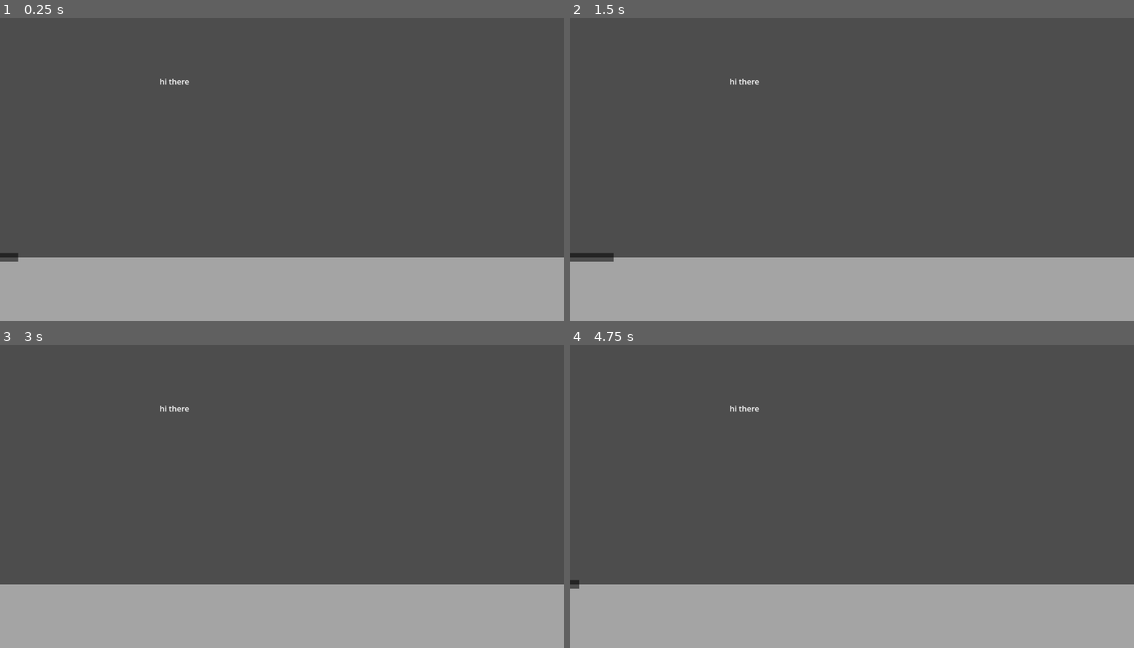
Above: before the commit, frames 1-4 (two rows, left to right).
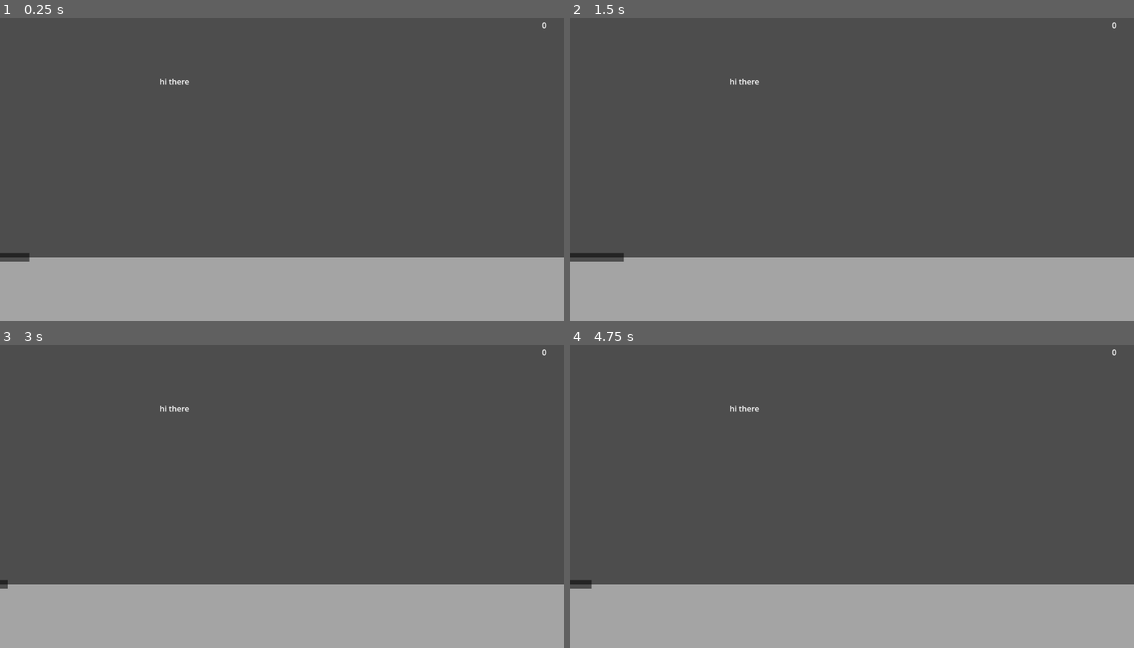
Above: after the commit, the same moments.

Repository: cgsdev0/giggle-groove
Game: Godot game, scene res://main.tscn
The game is run twice, just before and just after one commit, with the same random seed, the same clock (stepped at 60 frames per second) and the same inputs. Sound files missing from this copy of the repository are replaced by a short silence.
Inputs:
- Up to frame 1 (0.25 s): no input
- Up to frame 2 (1.5 s): tap Enter (ui_accept) at 0.5, 0.6, 0.77, 1.07 s; tap Z (row0) at 1.35 s
- Up to frame 3 (3 s): tap Enter (ui_accept) at 1.52, 1.55, 1.82, 2.3, 2.85 s; hold X (row1) 2.03-2.78 s
- Up to frame 4 (4.75 s): tap Enter (ui_accept) at 3.02, 3.32, 3.77, 3.8, 4.07, 4.52, 4.55 s; hold Z (row0) 3.53-4.28 s; tap X (row1) at 4.35 s

The runs differ from the first frame. In frame 1, less than 0.1% of the frame differs, in the area x 3-97%, y 1-81%; in frame 2, less than 0.1%; in frame 3, less than 0.1%; in frame 4, less than 0.1%, in the area x 1-97%, y 1-81%.
Error before the commit: Cannot call method 'get_length' on a null value. (res://not_joke.gd:130)
Error after the commit: Cannot call method 'get_length' on a null value. (res://not_joke.gd:133)

Commit message:
ok this could actually work

Diff:
--- a/main.tscn
+++ b/main.tscn
@@ -1,22 +1,41 @@
-[gd_scene load_steps=46 format=3 uid="uid://babgibemuvvnb"]
+[gd_scene load_steps=65 format=3 uid="uid://babgibemuvvnb"]
 
 [ext_resource type="Theme" uid="uid://cma485vc1b1ab" path="res://joke.theme" id="1_agnvs"]
 [ext_resource type="Script" path="res://not_joke.gd" id="1_c476h"]
+[ext_resource type="Script" path="res://scripts/sequencer.gd" id="1_madbc"]
+[ext_resource type="Resource" uid="uid://cmg0kr0heauom" path="res://jokes/chicken.txt" id="2_1ln6f"]
+[ext_resource type="Resource" uid="uid://cm1rxj8ub16iq" path="res://jokes/santas_helpers.txt" id="3_0fixq"]
 [ext_resource type="Resource" uid="uid://d14w1prbmrh46" path="res://jokes/flamingo.txt" id="3_0k4qi"]
+[ext_resource type="Resource" uid="uid://cks7mcsrdpthx" path="res://jokes/robot_joke_7.txt" id="3_2kymy"]
+[ext_resource type="Resource" uid="uid://7psbt1m64hf7" path="res://jokes/robot_joke_9.txt" id="3_3bvoc"]
+[ext_resource type="Resource" uid="uid://bjfia61sy4tgg" path="res://jokes/captain_speaking.txt" id="3_3jfhd"]
+[ext_resource type="Resource" uid="uid://blgipcuuxkqpk" path="res://jokes/robot_joke_10.txt" id="3_7acs8"]
+[ext_resource type="Resource" uid="uid://dbl2ftwudetcj" path="res://jokes/time_travel.txt" id="3_aswj6"]
+[ext_resource type="Resource" uid="uid://btg2ryddfsrio" path="res://jokes/robot_joke_2.txt" id="3_k2faa"]
+[ext_resource type="Resource" uid="uid://cl57owrmfqjlf" path="res://jokes/robot_joke_5.txt" id="3_ppqeh"]
+[ext_resource type="Resource" uid="uid://dalovglof8kta" path="res://jokes/robot_joke_6.txt" id="3_rwu0v"]
+[ext_resource type="Resource" uid="uid://d3xp02l74msec" path="res://jokes/robot_joke_1.txt" id="3_vonaj"]
 [ext_resource type="Script" path="res://scripts/random_audio.gd" id="4_b3dwy"]
 [ext_resource type="AudioStream" uid="uid://cbneap4nohrdy" path="res://flubs/sam_1.wav" id="5_8t8uh"]
+[ext_resource type="Resource" uid="uid://cd21osg2qduk5" path="res://jokes/inlaws_outlaws.txt" id="5_nxa5c"]
+[ext_resource type="Resource" uid="uid://ccshpgtc5vw76" path="res://jokes/instagram.txt" id="6_4xeu6"]
 [ext_resource type="AudioStream" uid="uid://xg65ppjdv58a" path="res://flubs/sam_2.wav" id="6_tmt6q"]
 [ext_resource type="AudioStream" uid="uid://bet7t4kx7fagq" path="res://flubs/sam_3.wav" id="7_6saw6"]
+[ext_resource type="Resource" uid="uid://d2jed5cvs2n0k" path="res://jokes/plateau.txt" id="7_h8l4o"]
 [ext_resource type="AudioStream" uid="uid://cdvjnpfoash6u" path="res://flubs/sam_4.wav" id="8_ffaax"]
+[ext_resource type="Resource" uid="uid://casyocjx8pawt" path="res://jokes/poker_cheetahs.txt" id="8_teytn"]
 [ext_resource type="AudioStream" uid="uid://brnxxolyor5p2" path="res://flubs/sam_5.wav" id="9_47g73"]
 [ext_resource type="AudioStream" uid="uid://cjnj5thmd5oge" path="res://flubs/sam_6.wav" id="10_dcsy8"]
 [ext_resource type="Script" path="res://scripts/random_mixer.gd" id="11_8d3g8"]
+[ext_resource type="Resource" uid="uid://cjf5rftixeqmg" path="res://jokes/robot_joke_3.txt" id="11_bpilq"]
 [ext_resource type="AudioStream" uid="uid://bud0h8omidcqs" path="res://laughtrack/1ae4ebcc-8071-4a0e-8af8-fdcb6b92465f.wav" id="11_hs25r"]
 [ext_resource type="AudioStream" uid="uid://crsxl7pihq73r" path="res://laughtrack/02d66c93-a115-4ee8-bf5a-e8a191b12ee3.wav" id="12_7sm7l"]
+[ext_resource type="Resource" uid="uid://b5iecv12nga48" path="res://jokes/robot_joke_4.txt" id="12_ghjq6"]
 [ext_resource type="AudioStream" uid="uid://1hej0n51xxxu" path="res://laughtrack/61b177a5-7a22-436c-91f8-5dec6545952a.wav" id="13_edrb3"]
 [ext_resource type="AudioStream" uid="uid://43ca4xtj8amp" path="res://laughtrack/87a3eb4b-3745-4695-aa0c-777344494065.wav" id="14_hdwn3"]
 [ext_resource type="AudioStream" uid="uid://cu2qt0357qp45" path="res://laughtrack/825edc3f-13bf-479e-8b82-47554cf85ba0.wav" id="15_1sr4c"]
 [ext_resource type="AudioStream" uid="uid://c4rtkia2p4bj7" path="res://laughtrack/5244bfd5-37a7-4cb8-9d96-c4817a503cd7.wav" id="16_8nnhs"]
+[ext_resource type="Resource" uid="uid://76f1dbwg0bxo" path="res://jokes/robot_joke_8.txt" id="16_8qqvi"]
 [ext_resource type="AudioStream" uid="uid://oji8vx5eweci" path="res://laughtrack/6046b95a-2964-4ffb-8b57-90ed7d5c2179.wav" id="17_17tou"]
 [ext_resource type="AudioStream" uid="uid://cm742akibnnkd" path="res://laughtrack/7194b23f-3e06-4d0c-8248-85da9e8cdc95.wav" id="18_eflgn"]
 [ext_resource type="AudioStream" uid="uid://ckt1sq2s5feo1" path="res://laughtrack/27635ba9-d2d9-4bdb-80f0-0fcb59eecd94.wav" id="19_236xd"]
@@ -47,6 +66,8 @@
 [ext_resource type="AudioStream" uid="uid://we6xymvuj05h" path="res://effects/score.wav" id="45_w5y0g"]
 
 [node name="Node" type="Node"]
+script = ExtResource("1_madbc")
+jokes = Array[Resource("res://addons/label_importer/audio_label_list.gd")]([ExtResource("3_3jfhd"), ExtResource("2_1ln6f"), ExtResource("3_0k4qi"), ExtResource("5_nxa5c"), ExtResource("6_4xeu6"), ExtResource("7_h8l4o"), ExtResource("8_teytn"), ExtResource("3_vonaj"), ExtResource("3_k2faa"), ExtResource("11_bpilq"), ExtResource("12_ghjq6"), ExtResource("3_ppqeh"), ExtResource("3_rwu0v"), ExtResource("3_2kymy"), ExtResource("16_8qqvi"), ExtResource("3_3bvoc"), ExtResource("3_7acs8"), ExtResource("3_0fixq"), ExtResource("3_aswj6")])
 
 [node name="Control" type="Control" parent="."]
 layout_mode = 3
@@ -177,3 +198,17 @@
 samples = Array[AudioStream]([ExtResource("45_w5y0g")])
 random_volume_range = 0.3
 random_pitch_range = 0.108
+
+[node name="Score" type="Label" parent="Scoreboard"]
+layout_mode = 1
+anchors_preset = -1
+anchor_left = 0.0499861
+anchor_top = 0.0493827
+anchor_right = 0.969618
+anchor_bottom = 0.304161
+offset_left = 0.416016
+offset_bottom = -0.0960007
+grow_horizontal = 0
+text = "10000"
+horizontal_alignment = 2
+metadata/_edit_use_anchors_ = true
--- a/not_joke.gd
+++ b/not_joke.gd
@@ -4,7 +4,7 @@
 
 # Called when the node enters the scene tree for the first time.
 func _ready():
-	start_joke()
+	pass
 
 var pause = null
 var start = 0
@@ -16,7 +16,7 @@
 var misclicks = 0
 
 var regex = RegEx.new()
-var react_at = null
+var react_at = 10000
 var laughing = false
 var laugh_streak = 0
 
@@ -41,7 +41,9 @@
 		return ["Almost!", "Nearly!", "So close!", "Swing and a miss"]
 	if l <= 0.82:
 		return ["Solid joke", "Respectable", "Barely got a laugh", "Rocky"]
-	return ["Excellent", "Great joke", "Sensational!", "Wow!", "Hilarious!", "Comic genius"]
+	if l == 1.0:
+		return ["Absolute perfection.", "Perfect!"]
+	return ["Excellent!", "Great joke!", "Sensational!", "Wow!", "Hilarious!", "Comic genius"]
 
 func laughability():
 	var results = []
@@ -84,7 +86,7 @@
 	if laugh_streak > 1:
 		score_parts.push_back({ "label": str(laugh_streak) + "x Laugh streak! +{score} pts", "score": (laugh_streak - 1) * 500 })
 	if misclicks > 0:
-		score_parts.push_back({ "label": "Stutters {score} pts", "score": -100 * misclicks })
+		score_parts.push_back({ "label": "Stutters {score} pts", "score": -1000 * misclicks })
 
 	return score_parts
 func start_joke(section: int = 0):
@@ -93,7 +95,8 @@
 	var should_start = (section == 0)
 
 	if should_start: # reset state
-		react_at = joke.labels[len(joke.labels) - 1].end + 0.25
+		react_at = joke.labels[len(joke.labels) - 1].end
+		curr = 0
 		laughing = false
 		misclicks = 0
 		scored.clear()
@@ -196,7 +199,8 @@
 	return ($AudioStreamPlayer.get_playback_position() - start) /  scr_len * 0.8 + 0.2
 
 func _process(delta):
-	if $AudioStreamPlayer.playing && $AudioStreamPlayer.get_playback_position() > react_at && !laughing:
+	print(laughing)
+	if ($AudioStreamPlayer.get_playback_position() > react_at) && !laughing:
 		laughing = true
 		if is_laughable():
 			laugh_streak += 1
@@ -207,6 +211,8 @@
 			$Laughtrack.play_some(3, 5)
 		else:
 			$Jeers.play_some(1, 1)
+		await get_tree().create_timer(3.0).timeout
+		Signals.next_joke.emit()
 
 	pretimer += delta
 	var scr_len = get_screen_length()
--- a/project.godot
+++ b/project.godot
@@ -15,6 +15,10 @@
 config/use_hidden_project_data_directory=false
 config/features=PackedStringArray("4.0", "GL Compatibility")
 config/icon="res://icon.svg"
+
+[autoload]
+
+Signals="*res://scripts/signals.gd"
 
 [editor_plugins]
 
--- a/scripts/scoreboard.gd
+++ b/scripts/scoreboard.gd
@@ -5,15 +5,28 @@
 func _ready():
 	pass # Replace with function body.
 
+var score = 0
+var displayed_score = 0
+
 func report_score(tallies, summary):
 	$RichTextLabel.clear()
+	var pending_score = 0
+	await get_tree().create_timer(0.25).timeout
 	for tally in tallies:
 		var text = tally['label'].format(tally)
 		$RichTextLabel.append_text("[center]" + text + "[/center]\n")
 		$Slap.play_random()
 		await get_tree().create_timer(0.38).timeout
+		pending_score += tally['score']
 	await get_tree().create_timer(1.0).timeout
+	score += max(0, pending_score)
 	$RichTextLabel.append_text("\n[center]" + summary + "[/center]\n")
 
 func _process(delta):
-	pass
+	var incr =  min(500, score - displayed_score)
+	displayed_score += incr
+	if incr > 0:
+		$Score.modulate = Color.GREEN
+	else:
+		$Score.modulate = Color.WHITE
+	$Score.text = str(displayed_score)
--- /dev/null
+++ b/scripts/sequencer.gd
@@ -0,0 +1,17 @@
+extends Node
+
+@export var jokes: Array[AudioLabelList]
+
+var joke_idx = 0
+func _ready():
+	Signals.next_joke.connect(on_next)
+	jokes.shuffle()
+	on_next()
+
+func on_next():
+	if joke_idx >= len(jokes):
+		joke_idx = 0
+		jokes.shuffle()
+	$Control.joke = jokes[joke_idx]
+	$Control.start_joke()
+	joke_idx += 1
--- /dev/null
+++ b/scripts/signals.gd
@@ -0,0 +1,3 @@
+extends Node
+
+signal next_joke
Not shown, changed: mumbles/ambience.wav.import
